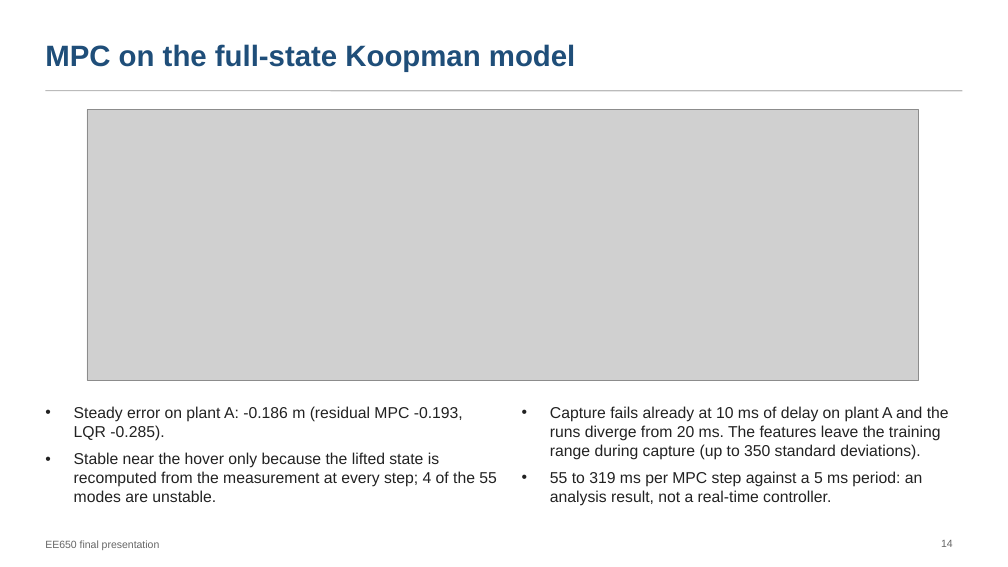
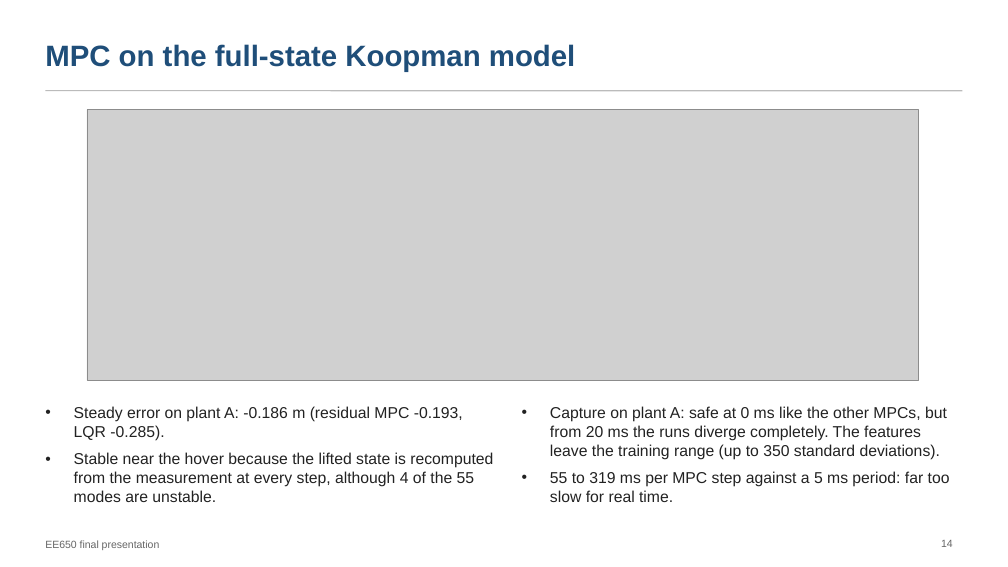
Before and after one commit to pranshuk22/quadrotor-rotor-loss-recovery, a slide deck: slide 14 of docs/deck/final-presentation.pptx. Drawn at 1008x567 pixels with LibreOffice and Linux fonts; fonts in the diff are those of the drawing; grey boxes stand for pictures. Boxes give left, top, right and bottom in pixels: in the first picture for what was removed or moved away, otherwise in the second. Text is boxed around its words. In the diff, an @@ line names an element or a change of style, - is before the commit and + after.

Commit message:
Edit the report and deck for clarity and flow
Rewrite the offset-free, full-state Koopman and depth sections in plain language, add the capture results of the first MPC experiment, correct the controller period in the capture protocol (5 ms), correct the full-state Koopman capture claim, and remove remaining references to the proposal, pre-registration and result-file paths. Deck: explain the capture test before it is used and align the wording with the report.

```diff
--- a/docs/deck/final-presentation.pptx
+++ b/docs/deck/final-presentation.pptx
@@ text at box(550, 406, 950, 502): text changed @@
-• Capture fails already at 10 ms of delay on plant A and the runs diverge from 20 ms. The features leave the training range during capture (up to 350 standard deviations).
-• 55 to 319 ms per MPC step against a 5 ms period: an analysis result, not a real-time controller.
+• Capture on plant A: safe at 0 ms like the other MPCs, but from 20 ms the runs diverge completely. The features leave the training range (up to 350 standard deviations).
+• 55 to 319 ms per MPC step against a 5 ms period: far too slow for real time.
@@ text at box(74, 452, 493, 502): text changed @@
-• Stable near the hover only because the lifted state is recomputed from the measurement at every step; 4 of the 55 modes are unstable.
+• Stable near the hover because the lifted state is recomputed from the measurement at every step, although 4 of the 55 modes are unstable.
```
Also in this commit, not shown: 5 other slides changed, 21 other files.
